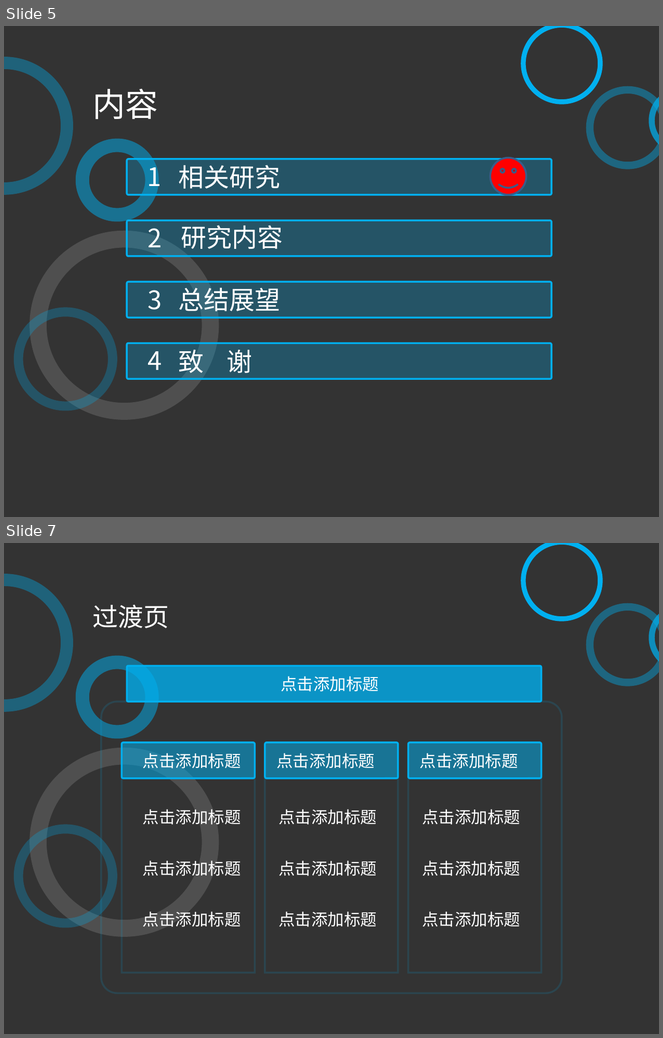
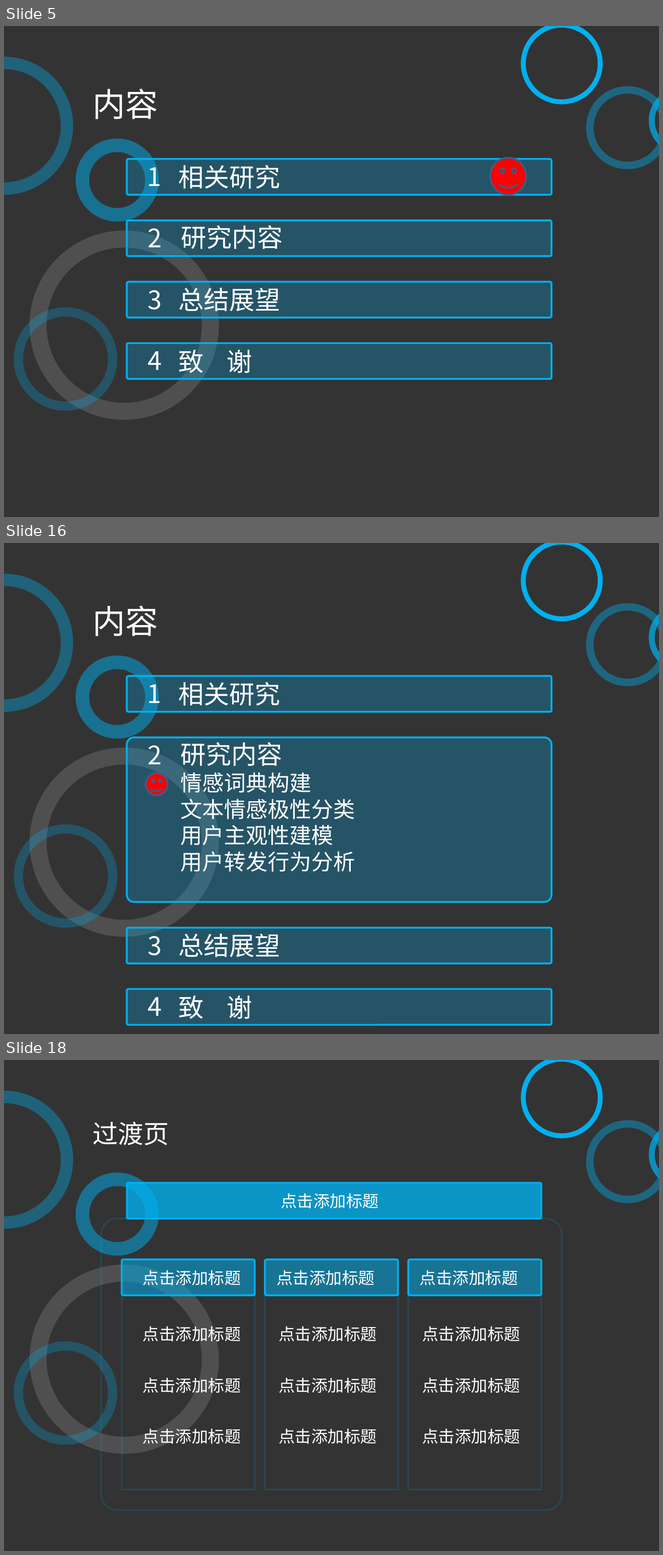
Before and after one commit to xsongx/MyThesis, a slide deck: 答辩.ppt. Shown one above the other, each under a label of ours: slides 5 and 7 before the commit, slides 5, 16 and 18 after it; the slides between them are not shown. The pictures are 663x1038 and 663x1555 pixels, drawn with LibreOffice and Linux fonts; fonts in the diff are those of the drawing. Boxes give left, top, right and bottom in pixels: in the first picture for what was removed or moved away, otherwise in the second. Text is boxed around its words. In the diff, an @@ line names an element or a change of style, - is before the commit and + after.

```diff
--- a/答辩.ppt
+++ b/答辩.ppt
@@ slide 16 added at [4,543,659,1034], background #333333 @@
@@ freeform shape added at [521,543,603,622], fill #00B0F0 @@
@@ freeform shape added at [4,574,74,712], fill #00B0F0 at 38% opacity @@
@@ freeform shape added at [586,603,659,687], fill #00B0F0 at 41% opacity @@
@@ freeform shape added at [649,604,659,671], fill #00B0F0 at 72% opacity @@
@@ text added at [93,605,158,636], 36 pt, text #FFFFFF @@
+内容
@@ freeform shape added at [75,656,158,739], fill #00B0F0 at 50% opacity @@
@@ rounded rectangle added at [127,676,552,712], fill #00B0F0 at 27% opacity, outline #00B0F0 2.01 pt @@
@@ text added at [148,678,162,710], 28 pt, text #FFFFFF @@
+1
@@ text added at [179,682,281,706], 28 pt, text #FFFFFF @@
+相关研究
@@ rounded rectangle added at [127,737,552,902], fill #00B0F0 at 27% opacity, outline #00B0F0 2.01 pt @@
@@ text added at [148,745,162,765], 28 pt, text #FFFFFF @@
+2
@@ text added at [181,742,356,872], 24 pt, text #FFFFFF @@
+研究内容
+情感词典构建
+文本情感极性分类
+用户主观性建模
+用户转发行为分析
@@ freeform shape added at [29,748,219,938], fill #FFFFFF at 14% opacity @@
@@ smiley face added at [145,773,168,795], fill #FF0000, outline #385D8A 2.01 pt @@
@@ freeform shape added at [14,825,117,928], fill #00B0F0 at 27% opacity @@
@@ rounded rectangle added at [127,928,552,964], fill #00B0F0 at 27% opacity, outline #00B0F0 2.01 pt @@
@@ text added at [148,936,162,956], 28 pt, text #FFFFFF @@
+3
@@ text added at [179,934,281,957], 28 pt, text #FFFFFF @@
+总结展望
@@ rounded rectangle added at [127,989,552,1025], fill #00B0F0 at 27% opacity, outline #00B0F0 2.01 pt @@
@@ text added at [148,997,162,1016], 28 pt, text #FFFFFF @@
+4
@@ text added at [179,996,253,1019], 28 pt, text #FFFFFF @@
+致 谢
@@ what was slide 7 is now slide 18 @@
```
Also in this commit, not shown: 2 slides changed, 10 other slides added, 36 other files.
